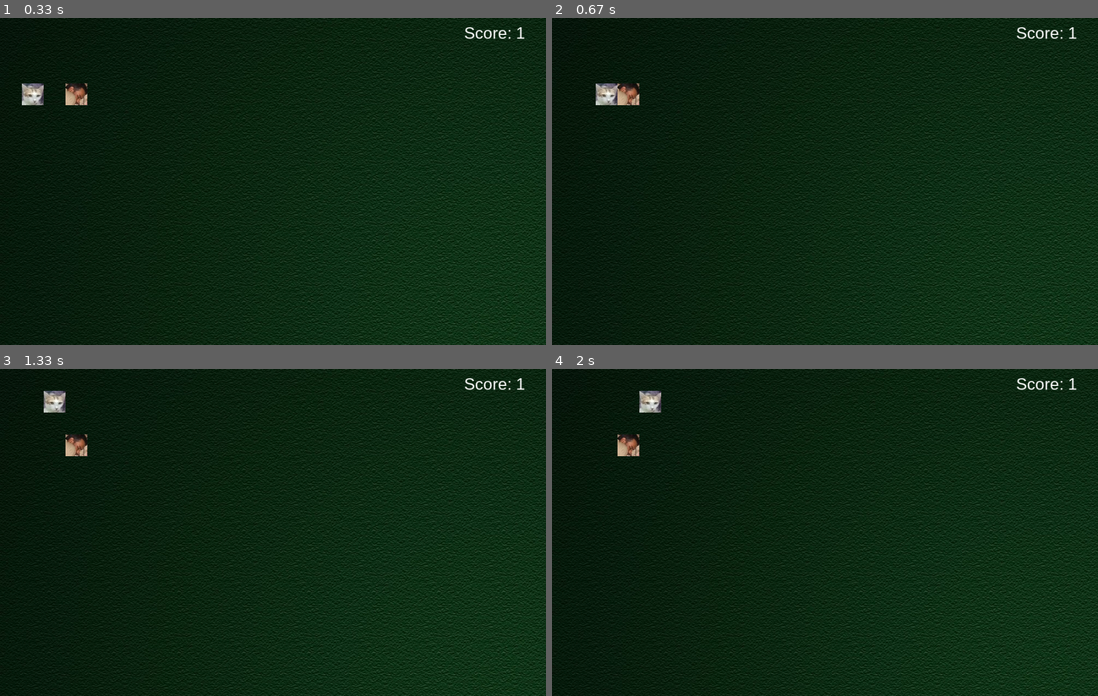
Above: before the commit, frames 1-4 (two rows, left to right).
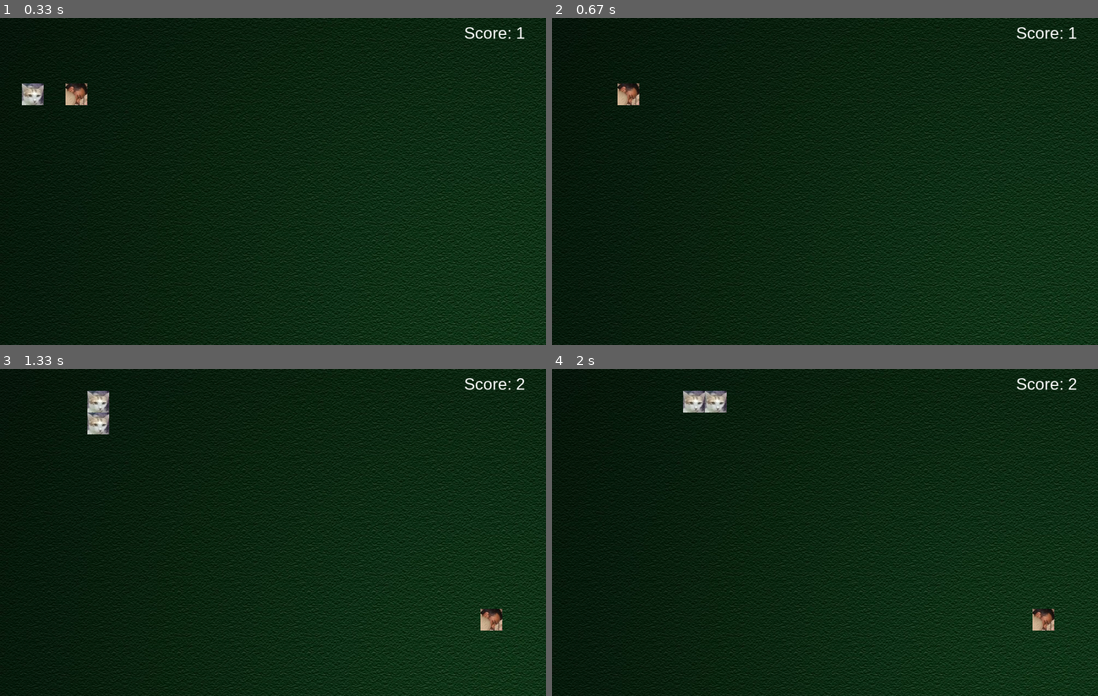
Above: after the commit, the same moments.

Repository: Aditya-Pratap-Bose/python-learning-journey
Game: pygame game, started from Snake_and_apple/snake_game.py
The game is run twice, just before and just after one commit, with the same random seed, the same clock (stepped at 60 frames per second) and the same inputs.
Inputs:
- Up to frame 1 (0.33 s): no input
- Up to frame 2 (0.67 s): hold Right from 0.33 s (still down)
- Up to frame 3 (1.33 s): release Right at 0.8 s; hold Up 0.83-1.27 s; hold Right from 1.3 s (still down)
- Up to frame 4 (2 s): release Right at 1.8 s

Frame 1 is identical in both runs. In frame 2, 0.3% of the frame differs, in the area x 8-12%, y 20-27%; in frame 3, 1.3%, in the area x 8-96%, y 2-80%; in frame 4, 1.3%.

Commit message:
snake game bug 2 fix

Diff:
--- a/Snake_and_apple/snake_game.py
+++ b/Snake_and_apple/snake_game.py
@@ -51,11 +51,11 @@
 
 
     def walk(self):
-
+        # body
         for i in range(self.length - 1, 0, -1):
             self.x[i] = self.x[i - 1]
             self.y[i] = self.y[i - 1]
-
+        # head
         if self.direction == 'left':
             self.x[0] -= SIZE
         if self.direction == 'right':
@@ -94,7 +94,7 @@
         return False
 
     def play_bg_music(self):
-        pygame.mixer.music.load("resources/NONTHENSE - ALORS BRAZIL (PHONK).mp3")
+        pygame.mixer.music.load("resources/bg_music_1.mp3")
         pygame.mixer.music.play()
 
     def play_sound(self, sound):
@@ -124,6 +124,10 @@
                 self.play_sound("crash")
                 raise "Collision Occured"
 
+        # snake colliding with the boundries of the window
+        if not (0 <= self.snake.x[0] <= 1000 and 0 <= self.snake.y[0] <= 600):
+            self.play_sound('crash')
+            raise "Hit the boundry error"
 
     def show_game_over(self):
         self.render_bg()
@@ -164,16 +168,16 @@
                         pause = False
 
                     if not pause:
-                        if event.key == K_UP:
+                        if event.key == K_UP and self.snake.direction != 'down':
                             self.snake.move_up()
 
-                        if event.key == K_DOWN:
+                        if event.key == K_DOWN and self.snake.direction != 'up':
                             self.snake.move_down()
 
-                        if event.key == K_LEFT:
+                        if event.key == K_LEFT and self.snake.direction != 'right':
                             self.snake.move_left()
 
-                        if event.key == K_RIGHT:
+                        if event.key == K_RIGHT and self.snake.direction != 'left':
                             self.snake.move_right()
 
                 elif event.type == QUIT:
@@ -186,8 +190,8 @@
                 self.reset()
                 pause = True
 
-            time.sleep(0.3)
-            self.clock.tick(60)
+            time.sleep(0.2)
+            self.clock.tick(70)
 
 
 
